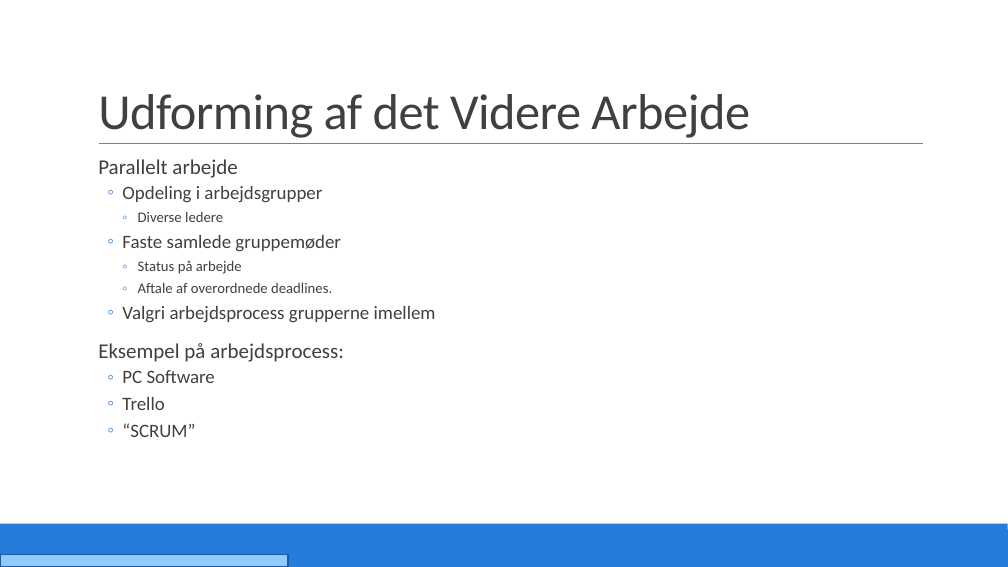
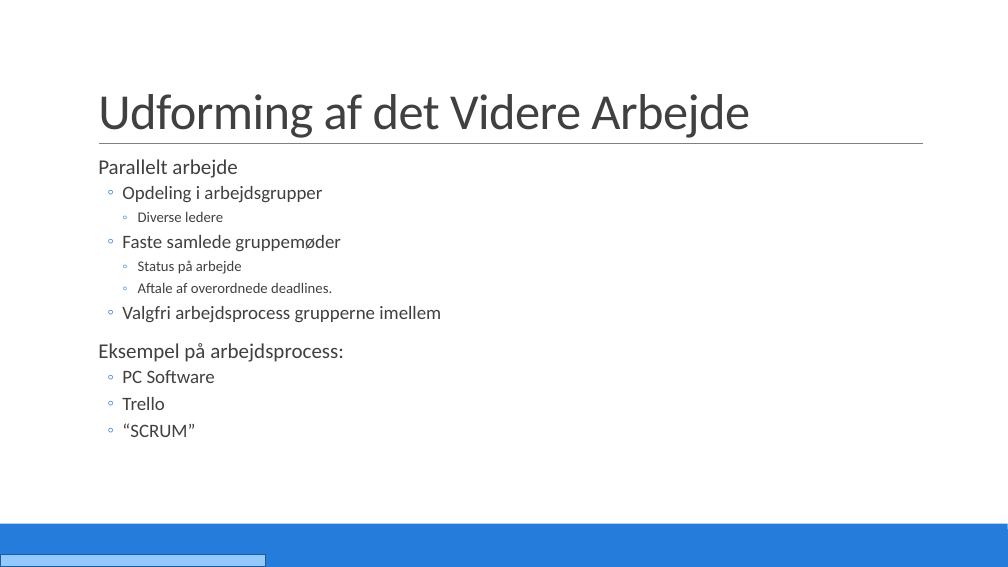
Before and after one commit to PRJ2GR15/Rapport, a slide deck: slide 10 of Fremlæggelse/Fremlæggelse.pptm. Drawn at 1008x567 pixels with LibreOffice and Linux fonts; fonts in the diff are those of the drawing. Boxes give left, top, right and bottom in pixels: in the first picture for what was removed or moved away, otherwise in the second. Text is boxed around its words. In the diff, an @@ line names an element or a change of style, - is before the commit and + after.

```diff
--- a/Fremlæggelse/Fremlæggelse.pptm
+++ b/Fremlæggelse/Fremlæggelse.pptm
@@ text at (x1=122, y1=306, x2=441, y2=323): text changed @@
-  ◦ Valgri arbejdsprocess grupperne imellem
+  ◦ Valgfri arbejdsprocess grupperne imellem
@@ rectangle resized from (x1=0, y1=554, x2=288, y2=567) to (x1=0, y1=554, x2=265, y2=567) @@
```
Also in this commit, not shown: 36 other slides changed, 1 slide added, 1 slide removed, 1 other file.
